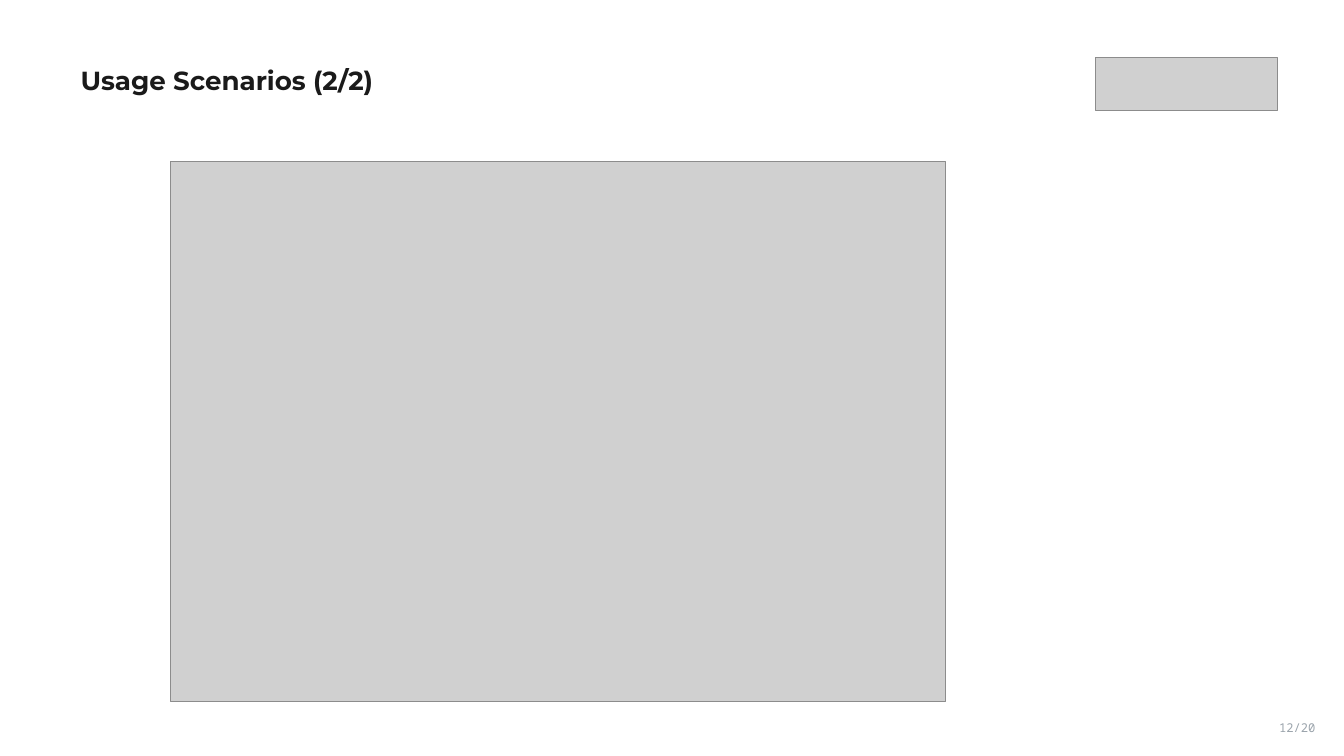
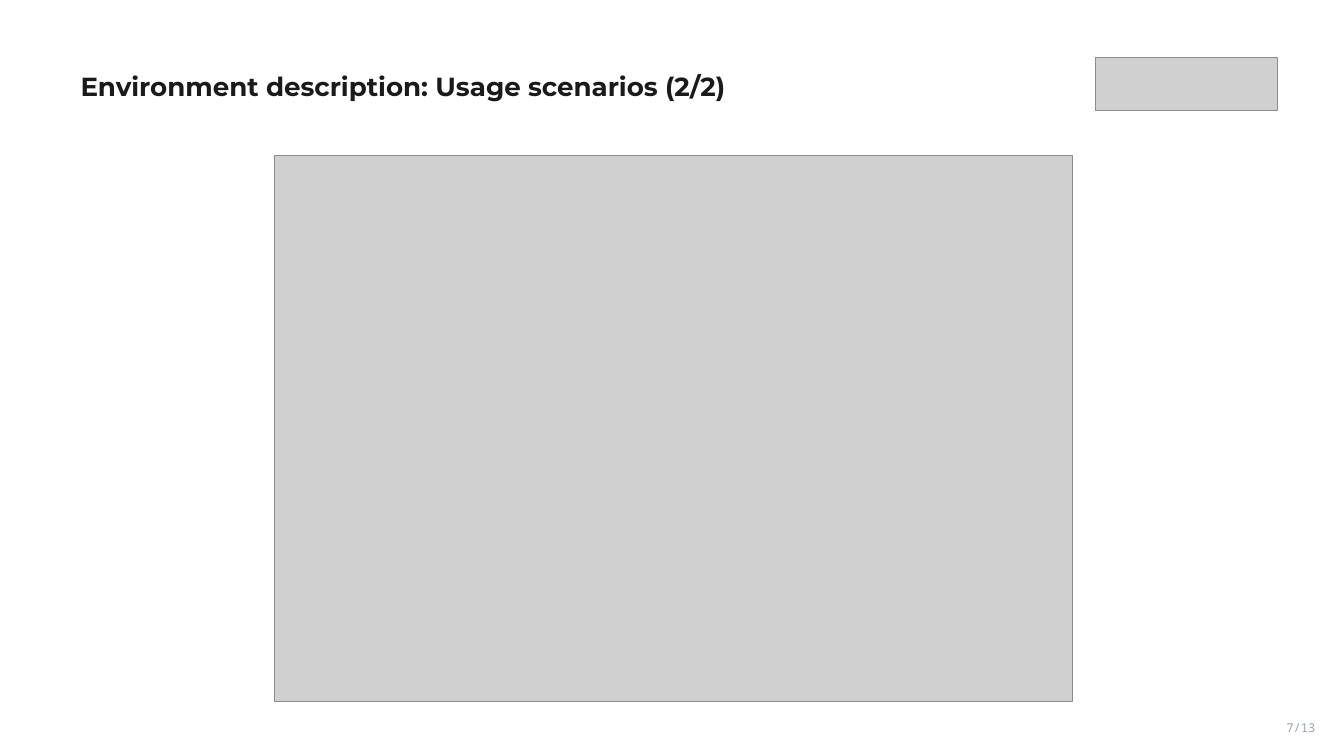
Before and after one commit to VoronM1522/Thesis_draft, a slide deck: slide 7 of presentation/slides_main.pptx (slide 12 before the commit). Drawn at 1344x756 pixels with LibreOffice and Linux fonts; fonts in the diff are those of the drawing; grey boxes stand for pictures. Boxes give left, top, right and bottom in pixels: in the first picture for what was removed or moved away, otherwise in the second. Text is boxed around its words. In the diff, an @@ line names an element or a change of style, - is before the commit and + after.

```diff
--- a/presentation/slides_main.pptx
+++ b/presentation/slides_main.pptx
@@ text at box(81, 74, 725, 102): text changed @@
-Usage Scenarios (2/2)
+Environment description: Usage scenarios (2/2)
@@ picture: place and size @@
-picture at box(171, 161, 946, 702)
+picture at box(274, 155, 1073, 702)
@@ text at box(1286, 723, 1315, 732): text changed @@
-12/20
+7/13
```
Also in this commit, not shown: 12 other slides changed, 8 slides removed, 4 other files.
